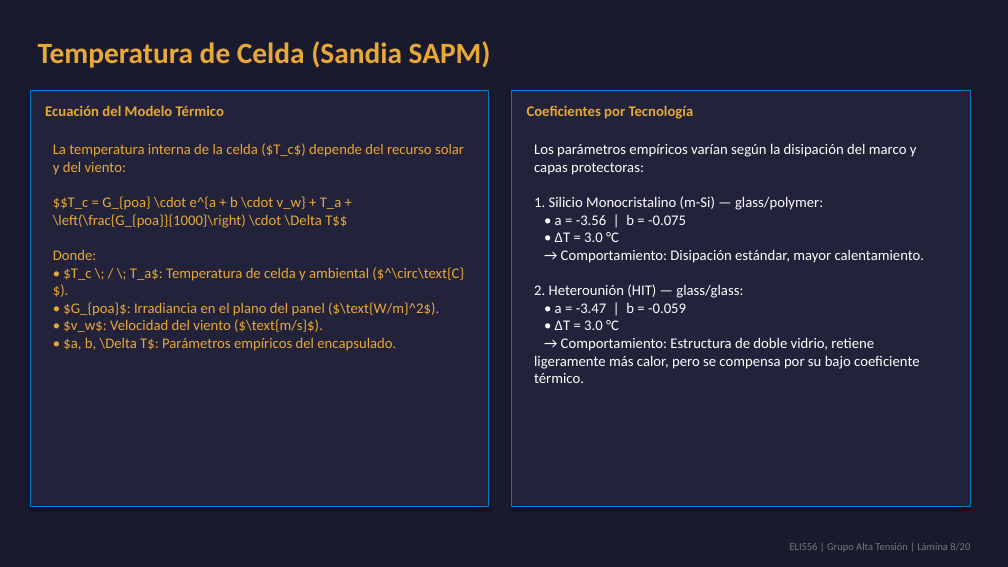
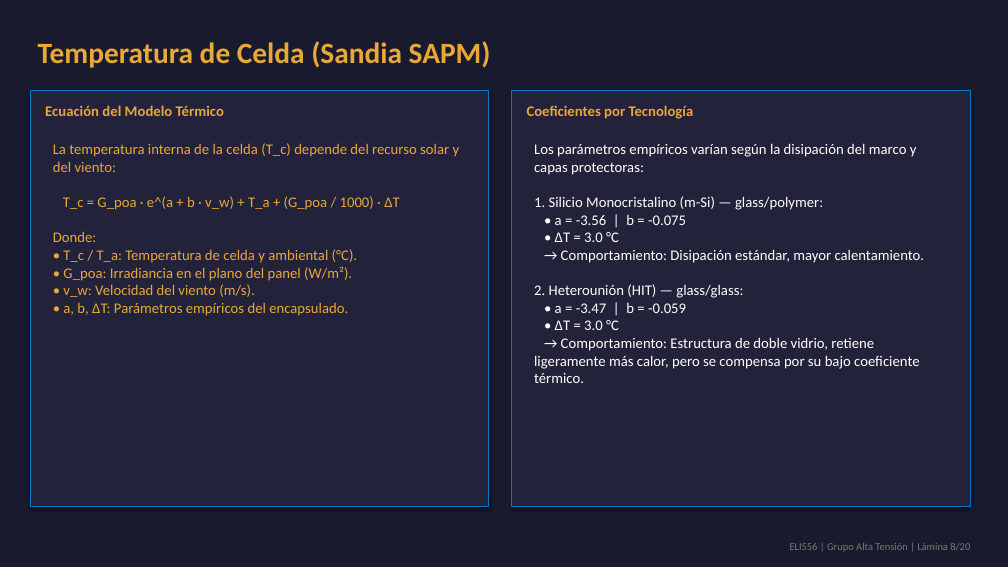
Before and after one commit to theChosen16/t2-paneles, a slide deck: slide 8 of output/Presentacion_Final_ELI556_Atacama.pptx. Drawn at 1008x567 pixels with LibreOffice and Linux fonts; fonts in the diff are those of the drawing. Boxes give left, top, right and bottom in pixels: in the first picture for what was removed or moved away, otherwise in the second. Text is boxed around its words. In the diff, an @@ line names an element or a change of style, - is before the commit and + after.

```diff
--- a/output/Presentacion_Final_ELI556_Atacama.pptx
+++ b/output/Presentacion_Final_ELI556_Atacama.pptx
@@ text at (53,143,460,316): text changed @@
-La temperatura interna de la celda ($T_c$) depende del recurso solar y del viento:
-$$T_c = G_{poa} \cdot e^{a + b \cdot v_w} + T_a + \left(\frac{G_{poa}}{1000}\right) \cdot \Delta T$$
-Donde:
-• $T_c \; / \; T_a$: Temperatura de celda y ambiental ($^\circ\text{C}$).
-• $G_{poa}$: Irradiancia en el plano del panel ($\text{W/m}^2$).
-• $v_w$: Velocidad del viento ($\text{m/s}$).
-• $a, b, \Delta T$: Parámetros empíricos del encapsulado.
+La temperatura interna de la celda (T_c) depende del recurso solar y del viento:
+T_c = G_poa · e^(a + b · v_w) + T_a + (G_poa / 1000) · ΔT
+Donde:
+• T_c / T_a: Temperatura de celda y ambiental (°C).
+• G_poa: Irradiancia en el plano del panel (W/m²).
+• v_w: Velocidad del viento (m/s).
+• a, b, ΔT: Parámetros empíricos del encapsulado.
```
Also in this commit, not shown: 6 other slides changed, 8 other files.
